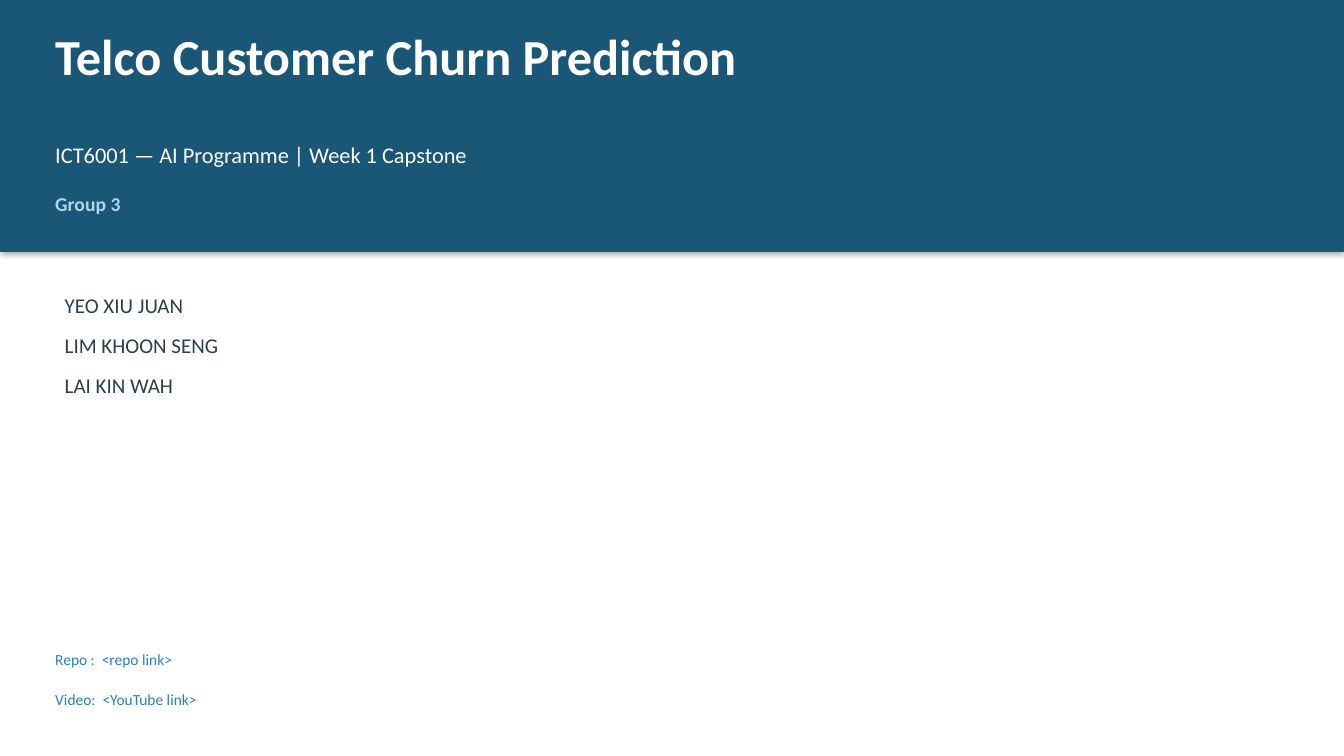
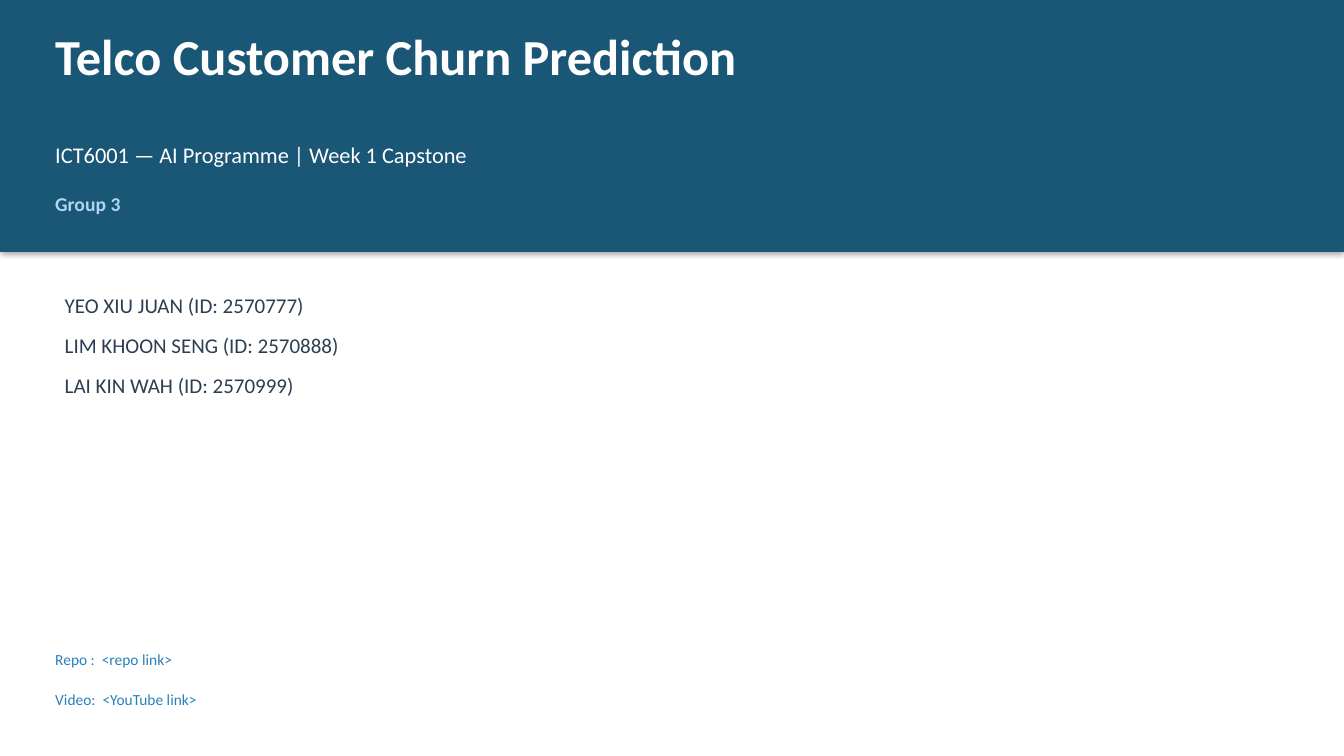
Before and after one commit to kinwahlai/SNAIC_AI_Program_Labs, a slide deck: slide 1 of Week 1/Wk1_Capstone/group3.pptx. Drawn at 1344x756 pixels with LibreOffice and Linux fonts; fonts in the diff are those of the drawing. Boxes give left, top, right and bottom in pixels: in the first picture for what was removed or moved away, otherwise in the second. Text is boxed around its words. In the diff, an @@ line names an element or a change of style, - is before the commit and + after.

```diff
--- a/Week 1/Wk1_Capstone/group3.pptx
+++ b/Week 1/Wk1_Capstone/group3.pptx
@@ text at (65, 298, 304, 316): text changed @@
-YEO XIU JUAN
+YEO XIU JUAN (ID: 2570777)
@@ text at (65, 338, 339, 356): text changed @@
-LIM KHOON SENG
+LIM KHOON SENG (ID: 2570888)
@@ text at (65, 378, 294, 396): text changed @@
-LAI KIN WAH
+LAI KIN WAH (ID: 2570999)
```
Also in this commit, not shown: 4 other slides changed, 1 other file.
